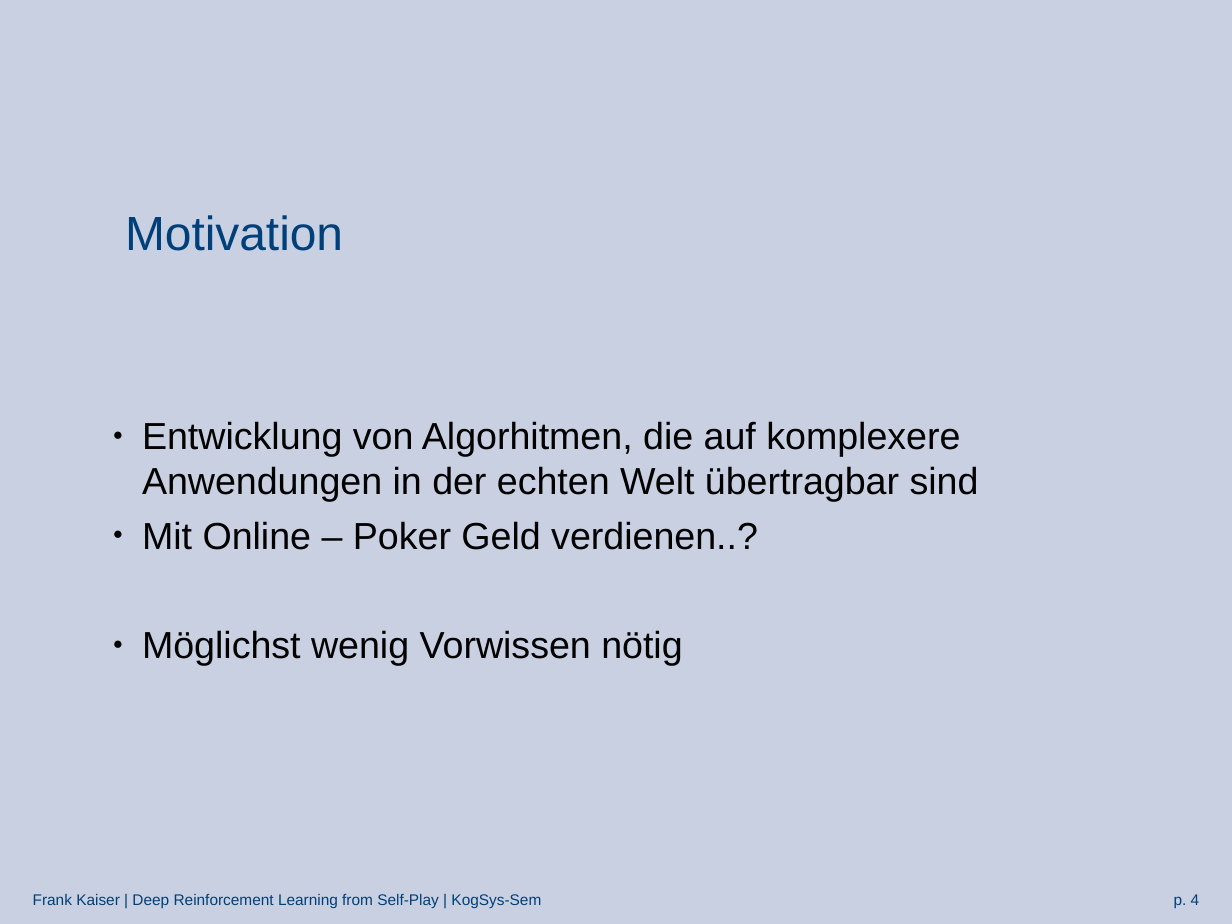
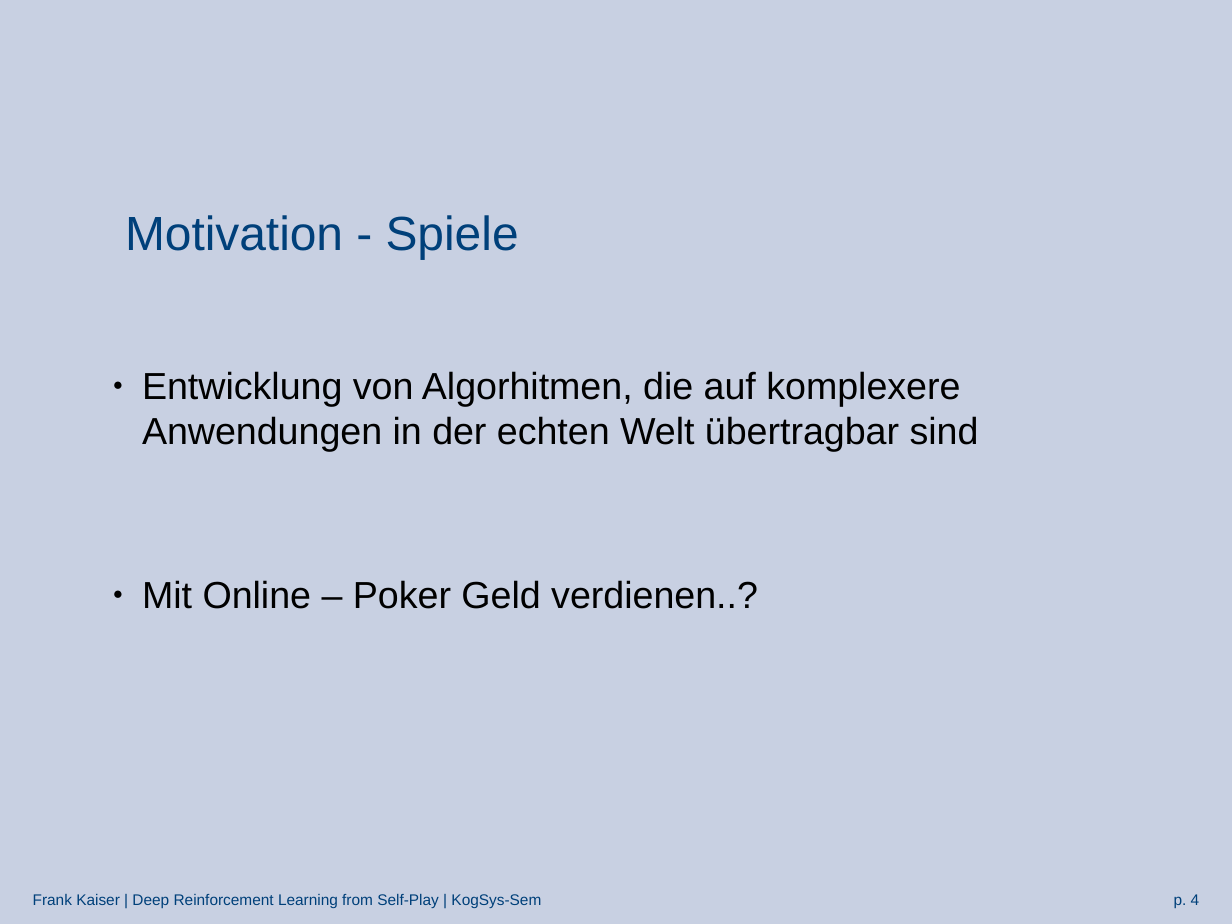
Before and after one commit to Arosares/studies, a slide deck: slide 4 of KogSys-Sem/Präsentation_nfsp.odp. Drawn at 1232x924 pixels with LibreOffice and Linux fonts; fonts in the diff are those of the drawing; background and template pictures are left out. Boxes give left, top, right and bottom in pixels: in the first picture for what was removed or moved away, otherwise in the second. Text is boxed around its words. In the diff, an @@ line names an element or a change of style, - is before the commit and + after.

```diff
--- a/KogSys-Sem/Präsentation_nfsp.odp
+++ b/KogSys-Sem/Präsentation_nfsp.odp
@@ title at <box>125,215,519,259</box>: text changed @@
-Motivation
+Motivation - Spiele
@@ subtitle at <box>142,630,682,665</box>: paragraph removed @@
-● Möglichst wenig Vorwissen nötig
```
Also in this commit, not shown: 1 other slide changed, 2 slides added, 1 slide removed, 1 other file.
